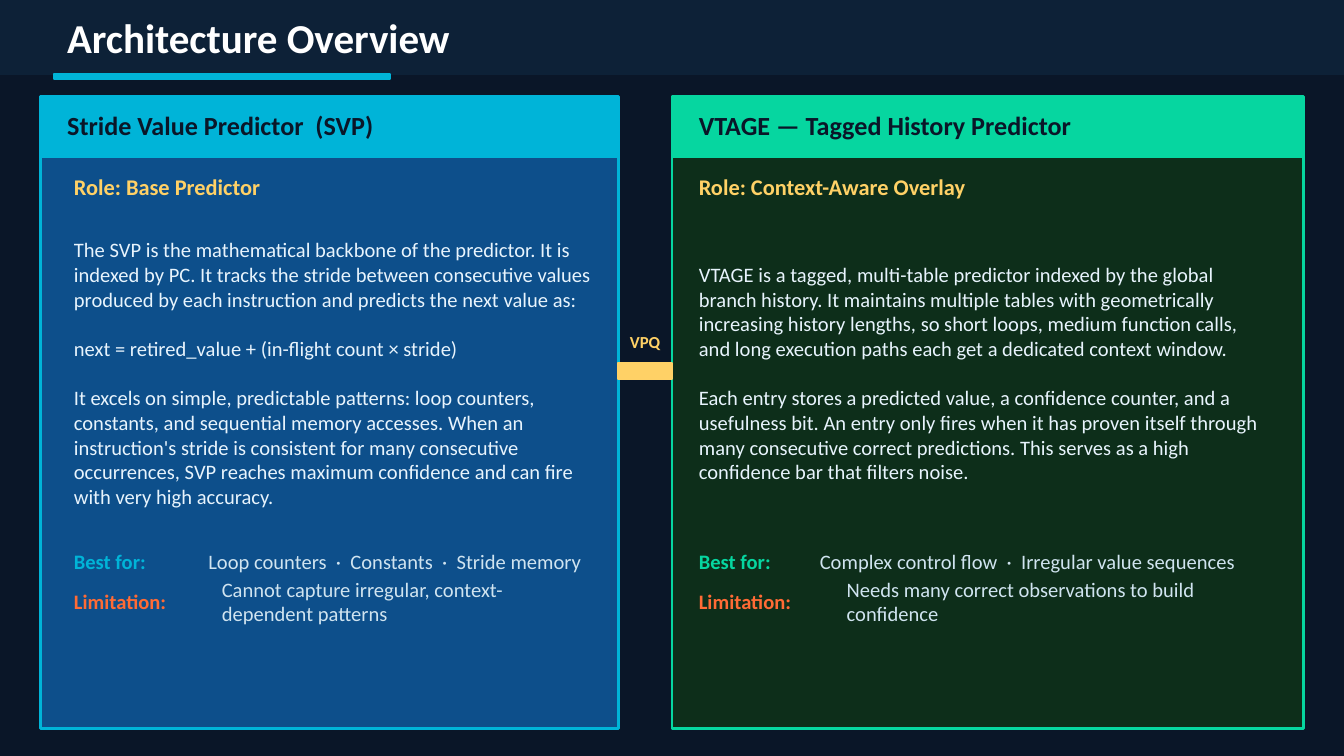
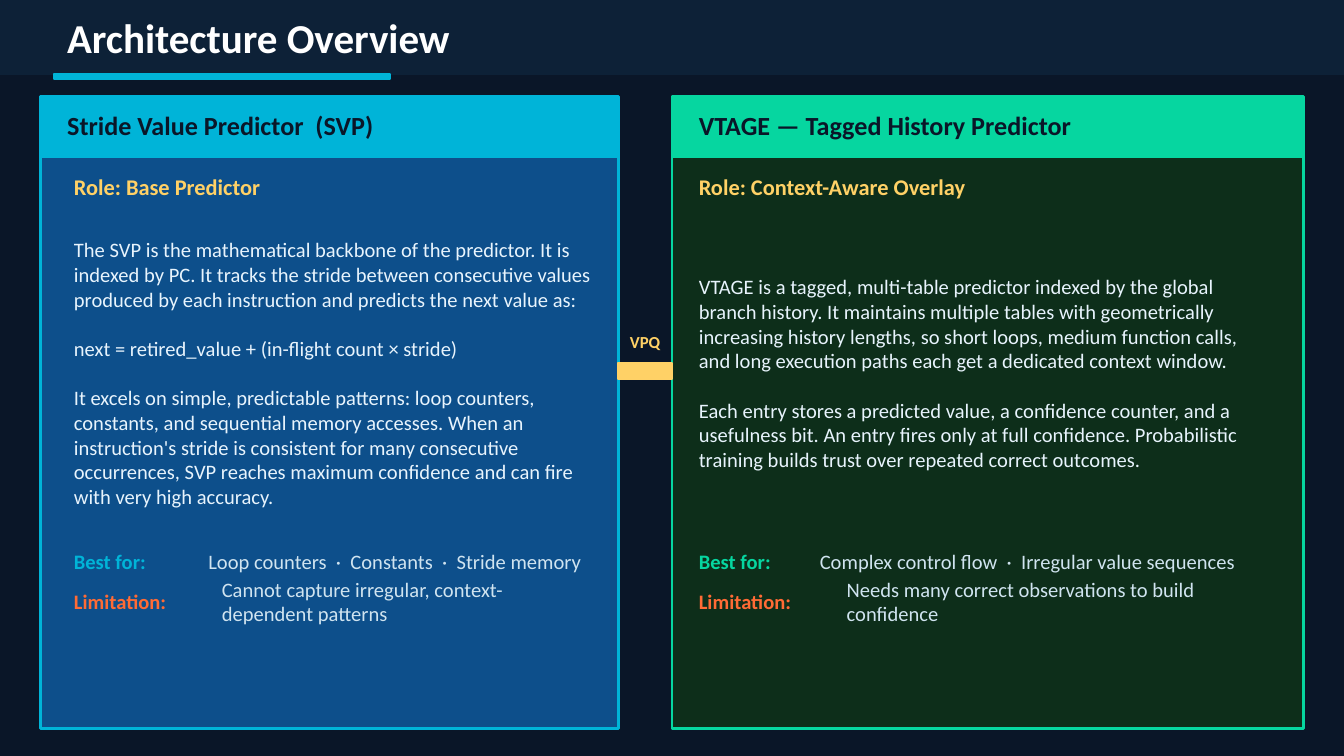
Before and after one commit to atshah29/aadesh-portfolio, a slide deck: slide 2 of public/assets/value-predictor-slides.pptx. Drawn at 1344x756 pixels with LibreOffice and Linux fonts; fonts in the diff are those of the drawing. Boxes give left, top, right and bottom in pixels: in the first picture for what was removed or moved away, otherwise in the second. Text is boxed around its words. In the diff, an @@ line names an element or a change of style, - is before the commit and + after.

```diff
--- a/public/assets/value-predictor-slides.pptx
+++ b/public/assets/value-predictor-slides.pptx
@@ text at (x1=699, y1=403, x2=1237, y2=471): text changed @@
-Each entry stores a predicted value, a confidence counter, and a usefulness bit. An entry only fires when it has proven itself through many consecutive correct predictions. This serves as a high confidence bar that filters noise.
+Each entry stores a predicted value, a confidence counter, and a usefulness bit. An entry fires only at full confidence. Probabilistic training builds trust over repeated correct outcomes.
```
Also in this commit, not shown: 5 other slides changed, 4 other files.
